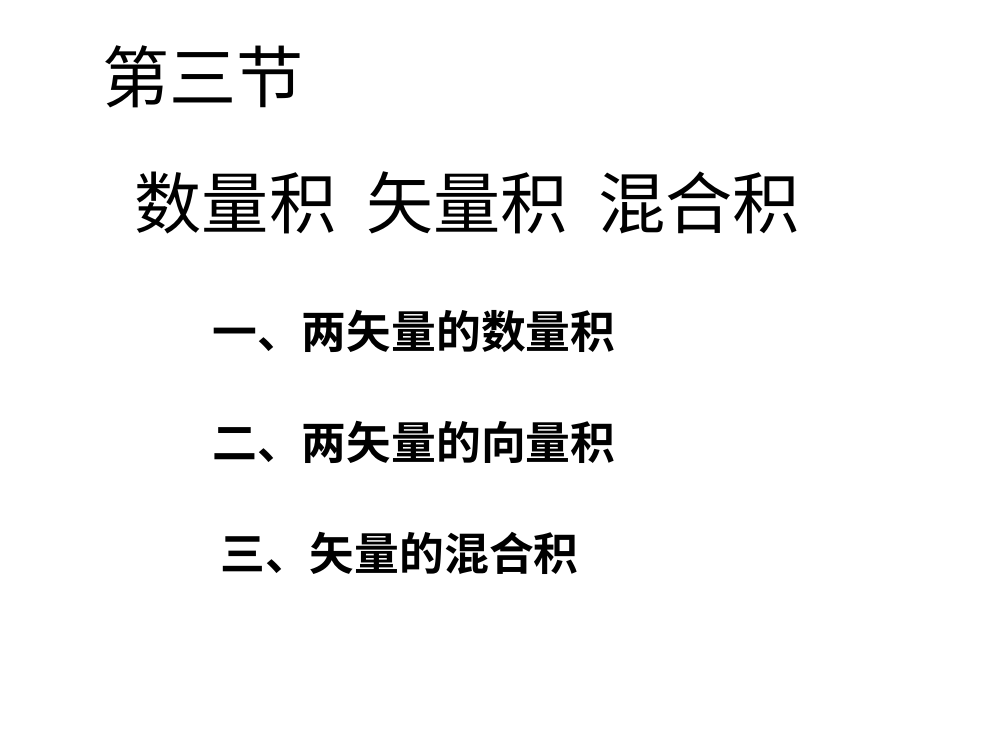
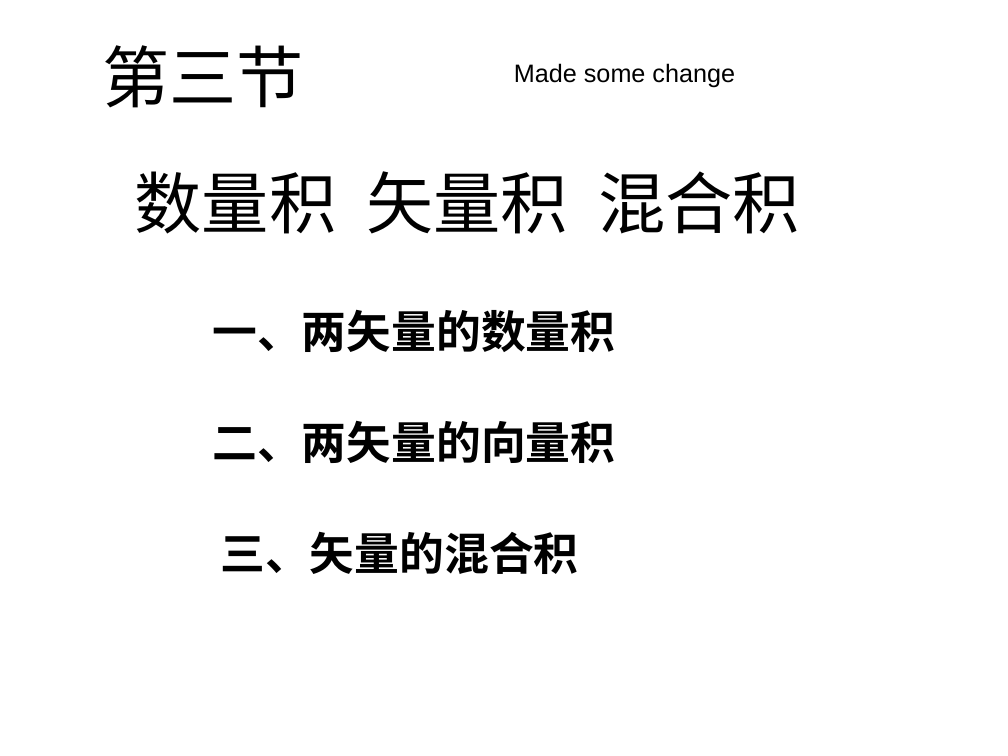
Before and after one commit to czsth/hello-world, a slide deck: slide 1 of D8_2点积叉积1.ppt. Drawn at 1008x756 pixels with LibreOffice and Linux fonts; fonts in the diff are those of the drawing. Boxes give left, top, right and bottom in pixels: in the first picture for what was removed or moved away, otherwise in the second. Text is boxed around its words. In the diff, an @@ line names an element or a change of style, - is before the commit and + after.

Commit message:
made some change

```diff
--- a/D8_2点积叉积1.ppt
+++ b/D8_2点积叉积1.ppt
@@ text added at <box>514,63,735,88</box>, 18 pt, text #000000 @@
+Made some change
```
Also in this commit, not shown: 12 other slides changed.
